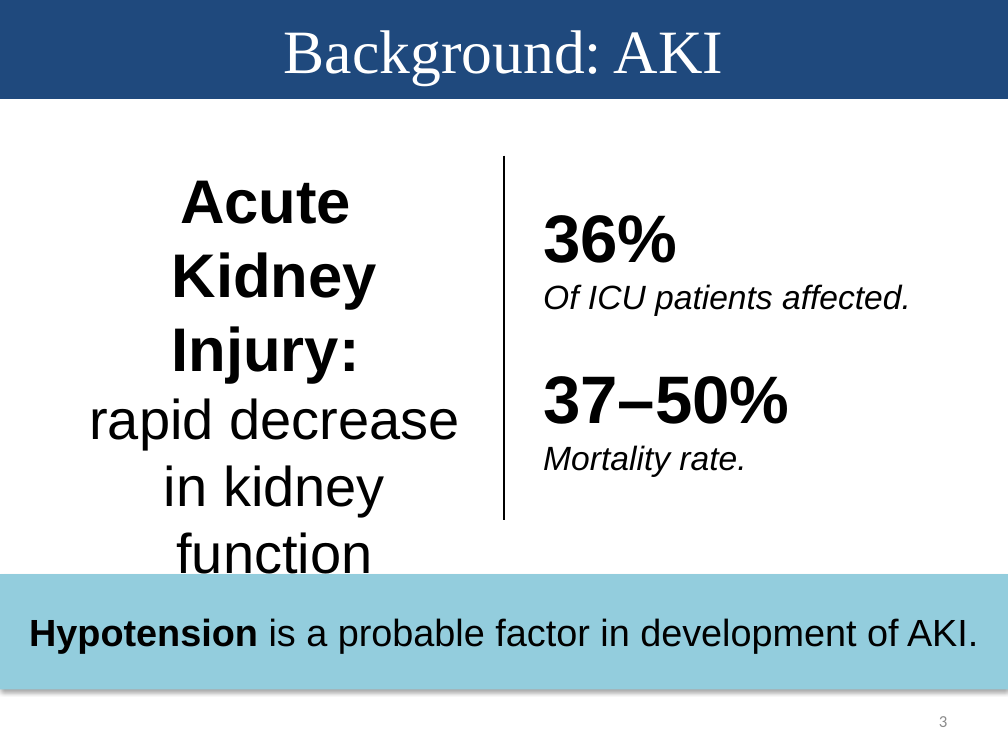
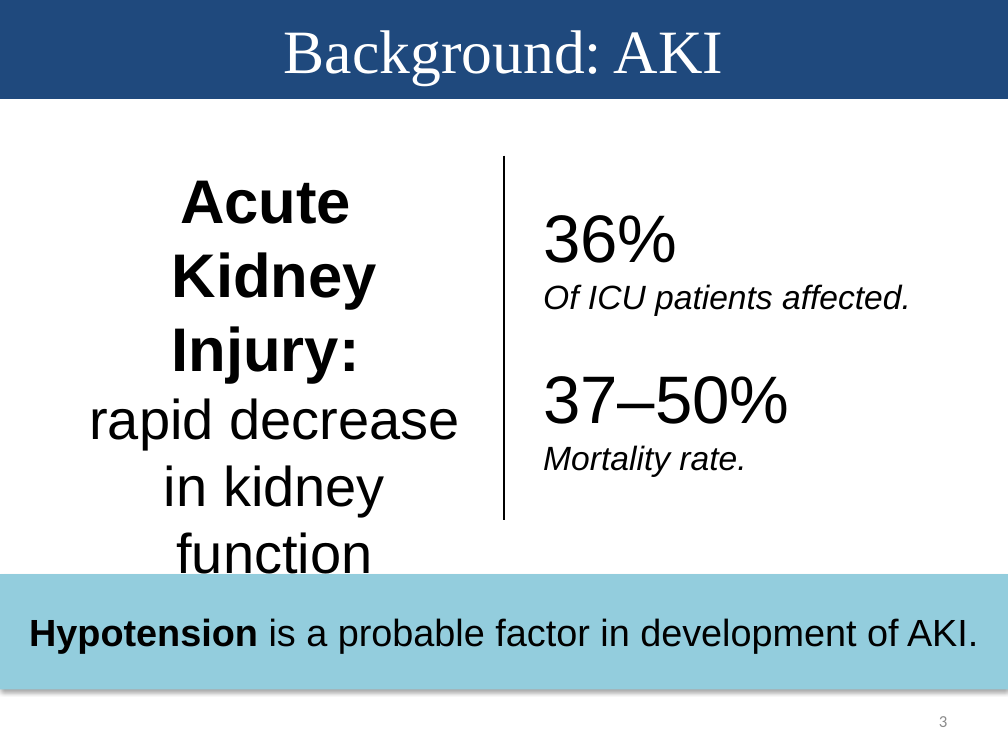
Before and after one commit to nalinimsingh/HST.953-AKI-Prediction, a slide deck: slide 3 of docs/Presentation.pptx. Drawn at 1008x756 pixels with LibreOffice and Linux fonts; fonts in the diff are those of the drawing. Boxes give left, top, right and bottom in pixels: in the first picture for what was removed or moved away, otherwise in the second. Text is boxed around its words. In the diff, an @@ line names an element or a change of style, - is before the commit and + after.

```diff
--- a/docs/Presentation.pptx
+++ b/docs/Presentation.pptx
@@ text at box(543, 215, 911, 424): bold off in "36%", "37–50%" @@
```
Also in this commit, not shown: 3 other slides changed, 2 other files.
